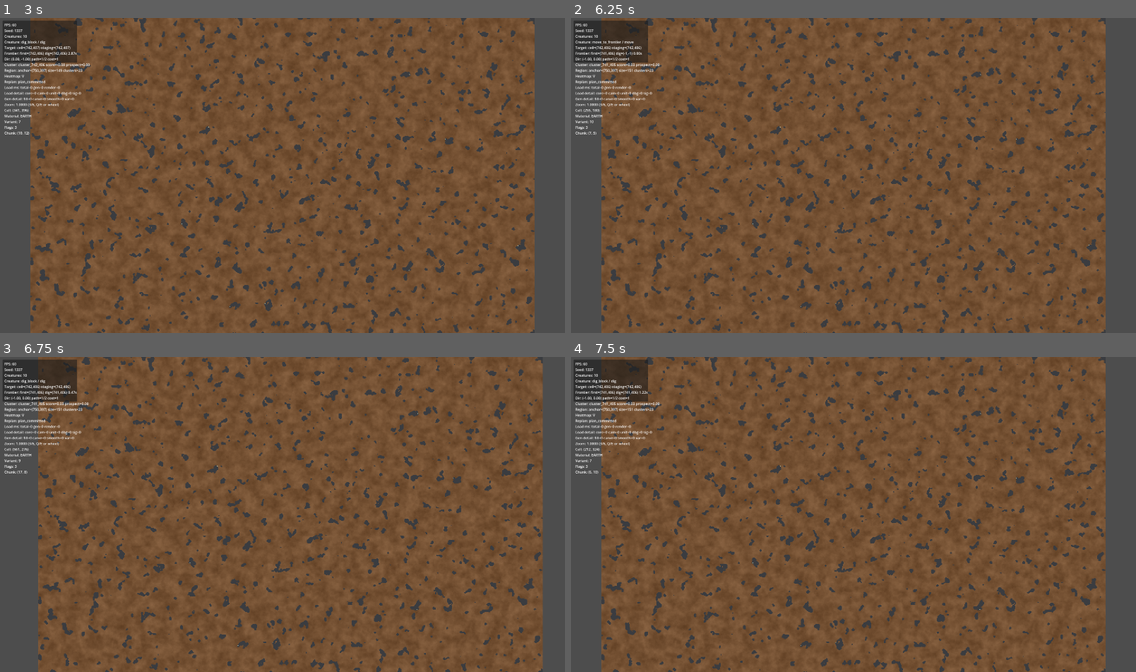
Above: before the commit, frames 1-4 (two rows, left to right).
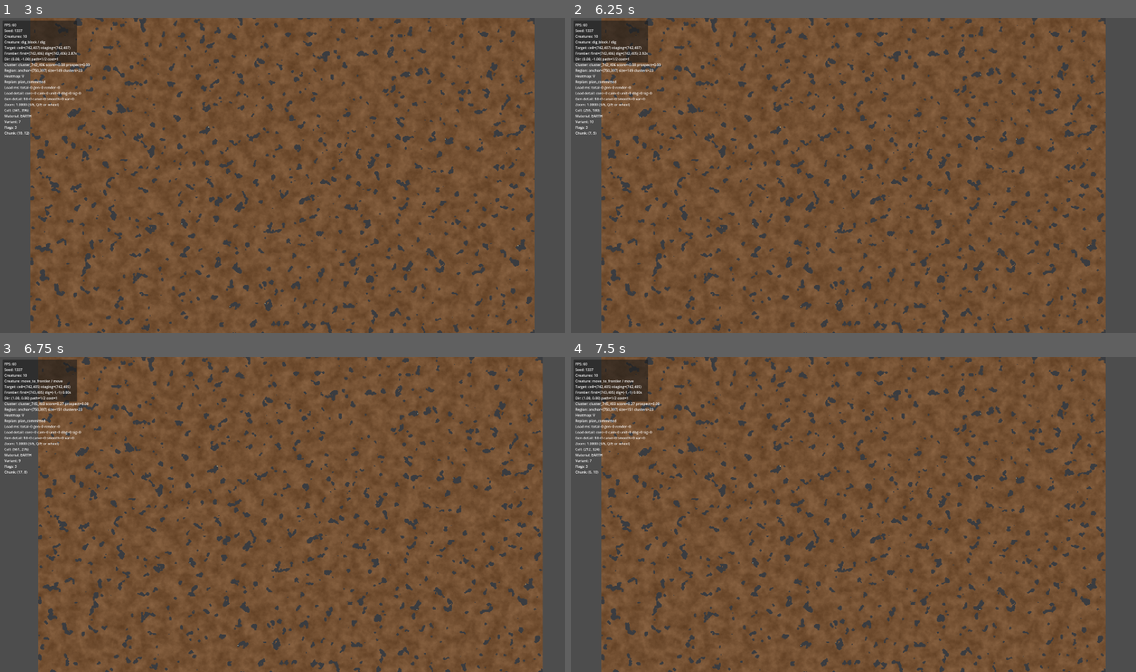
Above: after the commit, the same moments.

Repository: Kanturna/Diggy
Game: Godot game, scene res://main/Main.tscn
Two runs of this game, one before a commit and one after it. Both use one fixed random seed, a clock stepped at 60 frames per second and the inputs below.
Inputs (mouse positions are in pixels of both pictures, inside the frame that each line leads up to):
- Up to frame 1 (3 s): tap Enter at 0.5, 2 s; move the mouse to (406, 159) at 0.52 s; tap S (camera_down) at 0.6 s; click (406, 159) at 0.67 s; tap Space at 1.25 s; move the mouse to (169, 191) at 1.27 s; tap A (camera_left) at 1.35 s; click (169, 191) at 1.42 s; move the mouse to (339, 106) at 2.02 s; tap D (camera_right) at 2.1 s; click (339, 106) at 2.17 s; move the mouse to (254, 238) at 2.77 s; tap Shift (camera_speed) at 2.85 s; click (254, 238) at 2.92 s
- Up to frame 2 (6.25 s): tap Space at 3.5, 5 s; move the mouse to (1023, 222) at 3.52 s; tap W (camera_up) at 3.6 s; click (1023, 222) at 3.67 s; tap Enter at 4.25 s; move the mouse to (684, 128) at 4.27 s; tap Q (camera_zoom_in) at 4.35 s; click (684, 128) at 4.42 s; move the mouse to (881, 175) at 5.02 s; tap E (camera_zoom_out) at 5.1 s; click (881, 175) at 5.17 s; move the mouse to (768, 96) at 5.77 s; tap S (camera_down) at 5.85 s; click (768, 96) at 5.92 s
- Up to frame 3 (6.75 s): move the mouse to (406, 498) at 6.52 s; tap A (camera_left) at 6.6 s; click (406, 498) at 6.67 s
- Up to frame 4 (7.5 s): move the mouse to (740, 530) at 7.27 s; tap D (camera_right) at 7.35 s; click (740, 530) at 7.42 s

Frame 1 is identical in both runs. In frame 2, 0.1% of the frame differs, in the area x 2-92%, y 7-72%; in frame 3, 0.1%; in frame 4, 0.1%.

Commit message:
Stabilization pass: smooth dig advance, fix global replan jitter, live dig animation
- Remove world-revision replan trigger: creatures no longer replan on every
  carve event by any other creature; path_invalid and staging_invalid checks
  are sufficient to catch cases that actually affect the moving creature

- Replace dig-advance teleport with smooth movement: after carving a block the
  creature physically moves into the new cell at normal speed (~0.18 s) instead
  of snapping; _dig_advancing flag guards all state-exit paths so stale advance
  state can never persist across a replan

- Update _dig_direction after each carved block: tracks the actual direction
  dug rather than the original plan direction, so _choose_next_dig_cell prefers
  the tunnel the creature is already carving

- Keep tail animation alive during dig: advance _swim_phase at half idle rate
  and use a fixed sway_ratio of 0.25 while stationary in DIG_BLOCK intent so
  the body does not freeze visually between carves

https://claude.ai/code/session_01WAsqeQwd5ELmiT91QPUufy

Diff:
--- a/units/Creature.gd
+++ b/units/Creature.gd
@@ -80,6 +80,8 @@
 var _dig_head_cell := Vector2i(-1, -1)
 var _dig_direction := Vector2i.RIGHT
 var _dig_progress := 0.0
+var _dig_advancing := false
+var _dig_advance_target := Vector2.ZERO
 var _replan_reason := "startup"
 var _frontier_debug_entries: Array[Dictionary] = []
 var _frontier_debug_min_score := 0.0
@@ -228,6 +230,18 @@
 		_start_dig_from_current_plan()
 
 func _tick_dig_block(delta: float) -> void:
+	if _dig_advancing:
+		var to_target := _dig_advance_target - global_position
+		var dist := to_target.length()
+		if dist <= SPEED * delta:
+			global_position = _dig_advance_target
+			velocity = Vector2.ZERO
+			_dig_advancing = false
+		else:
+			velocity = to_target.normalized() * SPEED
+			global_position += velocity * delta
+		return
+
 	if _traversal_plan.is_empty():
 		_request_frontier_plan("dig_missing_plan")
 		return
@@ -256,11 +270,16 @@
 		return
 
 	if world.carve_earth_cell(_current_dig_cell):
+		var actual_dir := _current_dig_cell - _dig_head_cell
+		if actual_dir != Vector2i.ZERO:
+			_dig_direction = actual_dir
 		_dig_head_cell = _current_dig_cell
-		global_position = _cell_center(_dig_head_cell)
+		_dig_advance_target = _cell_center(_dig_head_cell)
+		_dig_advancing = true
 		_dig_progress = 0.0
 		_current_dig_cell = Vector2i(-1, -1)
 		if _has_broken_through():
+			_dig_advancing = false
 			_request_frontier_plan("dig_breakthrough")
 			return
 	else:
@@ -500,6 +519,7 @@
 	_dig_head_cell = Vector2i(-1, -1)
 	_dig_direction = traversal_plan.get("dig_direction", Vector2i.RIGHT)
 	_dig_progress = 0.0
+	_dig_advancing = false
 	_intent = Intent.MOVE_TO_FRONTIER
 	_current_action = "move"
 	_stuck_timer = 0.0
@@ -513,6 +533,7 @@
 	_current_dig_cell = Vector2i(-1, -1)
 	_dig_head_cell = Vector2i(-1, -1)
 	_dig_progress = 0.0
+	_dig_advancing = false
 	_intent = Intent.CHOOSE_FRONTIER
 	_current_action = "choose"
 	_intent_timer = 0.0
@@ -527,8 +548,6 @@
 func _move_replan_reason() -> String:
 	if _traversal_plan.is_empty():
 		return "no_plan"
-	if int(_traversal_plan.get("revision", -1)) != world.revision:
-		return "world_revision"
 	if _stuck_timer >= Config.CREATURE_STUCK_REPLAN_SECONDS:
 		return "stuck"
 
@@ -634,6 +653,7 @@
 	_dig_direction = _traversal_plan.get("dig_direction", Vector2i.RIGHT)
 	_current_dig_cell = _traversal_plan.get("first_frontier_cell", Vector2i(-1, -1))
 	_dig_progress = 0.0
+	_dig_advancing = false
 	_intent = Intent.DIG_BLOCK
 	_current_action = "dig"
 
@@ -819,9 +839,15 @@
 
 	if velocity.length() > MIN_SWIM_SPEED:
 		_swim_phase += delta * lerpf(SWIM_MIN, SWIM_MAX, speed_ratio)
-
-	var sway1 := sin(_swim_phase) * TAIL_R1 * SWAY1_MULT * speed_ratio
-	var sway2 := sin(_swim_phase - PHASE_OFF) * TAIL_R1 * SWAY2_MULT * speed_ratio
+	elif _intent == Intent.DIG_BLOCK and not _dig_advancing:
+		_swim_phase += delta * (SWIM_MIN * 0.5)
+
+	var sway_ratio := speed_ratio
+	if _intent == Intent.DIG_BLOCK and not _dig_advancing:
+		sway_ratio = 0.25
+
+	var sway1 := sin(_swim_phase) * TAIL_R1 * SWAY1_MULT * sway_ratio
+	var sway2 := sin(_swim_phase - PHASE_OFF) * TAIL_R1 * SWAY2_MULT * sway_ratio
 
 	var ideal1 := _chain_pos[2] + back * (TAIL_BASE_OFF + TAIL_R1 * TAIL1_EXTRA) + side * sway1
 	var ideal2 := ideal1 + back * (TAIL_R1 * SEG_GAP1 + TAIL_R2 * SEG_GAP2) + side * sway2
